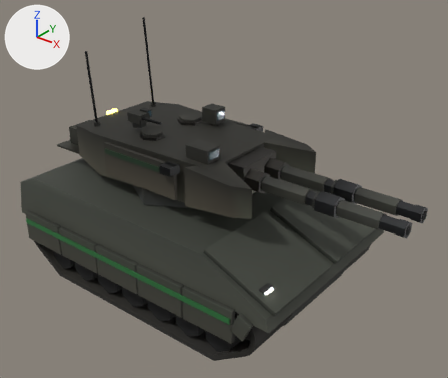
Two versions of the glTF model models/u_heavy_lod1.glb, one commit apart.
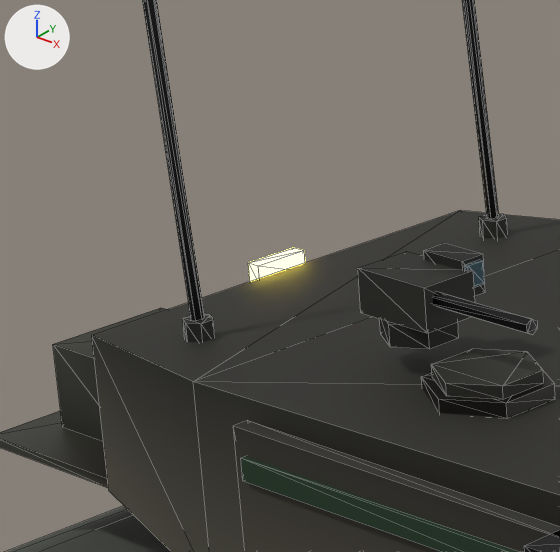
Each version appears first whole from a 50 mm lens placed at (1.486, -1.679, 1.462), pointed at (0.158, -0.018, 0.432), and next in a close-up on the part from 13% to 37% of the width and 16% to 44% of the height. Lighting does not change. The marker at upper left points along +X, +Y and +Z. The older version's two pictures come first. The close-ups show mesh edges as thin lines. Where no turn or scale is listed for an object, it has been applied to the vertices. Vertices at exactly the same position are counted once.

Objects in the first close-up: 'Heavy_LOD1_Walls', 'Heavy_LOD1_turret'.
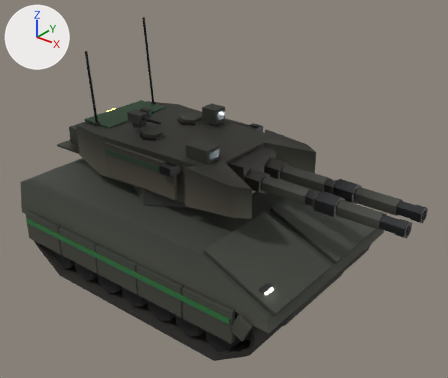
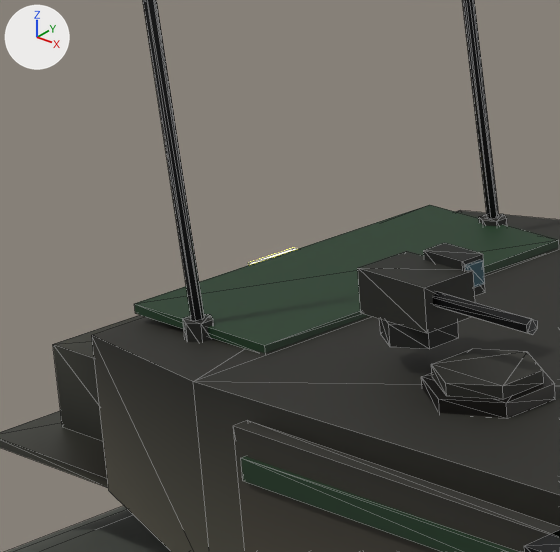
Changed parts and their boxes [x1, y1, x2, y2] in the close-ups (560 x 552 px; the box of a moved part takes in the faces that stretch with it):
part 1 of me_heavy_lod1_turret, added (green): after [134, 205, 559, 353]
part 2 of me_heavy_lod1_turret, moved or reshaped: [143, 0, 204, 321] in both

The change, as a diff of the scene's bpy script:
```diff
--- a/models/u_heavy_lod1.glb.py
+++ b/models/u_heavy_lod1.glb.py
@@ me_heavy_lod1_turret @@
 # used by ob_heavy_lod1_turret; location = (-0.04, 0.0, 0.48)
-me_heavy_lod1_turret.from_pydata(...)  # 530 vertices, 864 faces; spans x -0.58..0.94, y -0.28..0.28, z -0.08..0.5
+me_heavy_lod1_turret.from_pydata(...)  # 538 vertices, 876 faces; spans x -0.58..0.94, y -0.28..0.28, z -0.08..0.5
+# me_heavy_lod1_turret part 1: a new loose piece, a box spanning x -0.415..-0.265, y -0.16..0.16, z 0.128..0.136, in mat_teamcolor
+# me_heavy_lod1_turret part 2
+# 13 faces are deleted
+# 8 vertices move within x -0.36..-0.34, y -0.16, z 0.14..0.42
+# 13 new faces join them, mat_gun
+# other edits to the shape of me_heavy_lod1_turret do not show in these pictures
 me_heavy_lod1_turret.materials.append(mat_hulldark)
```
